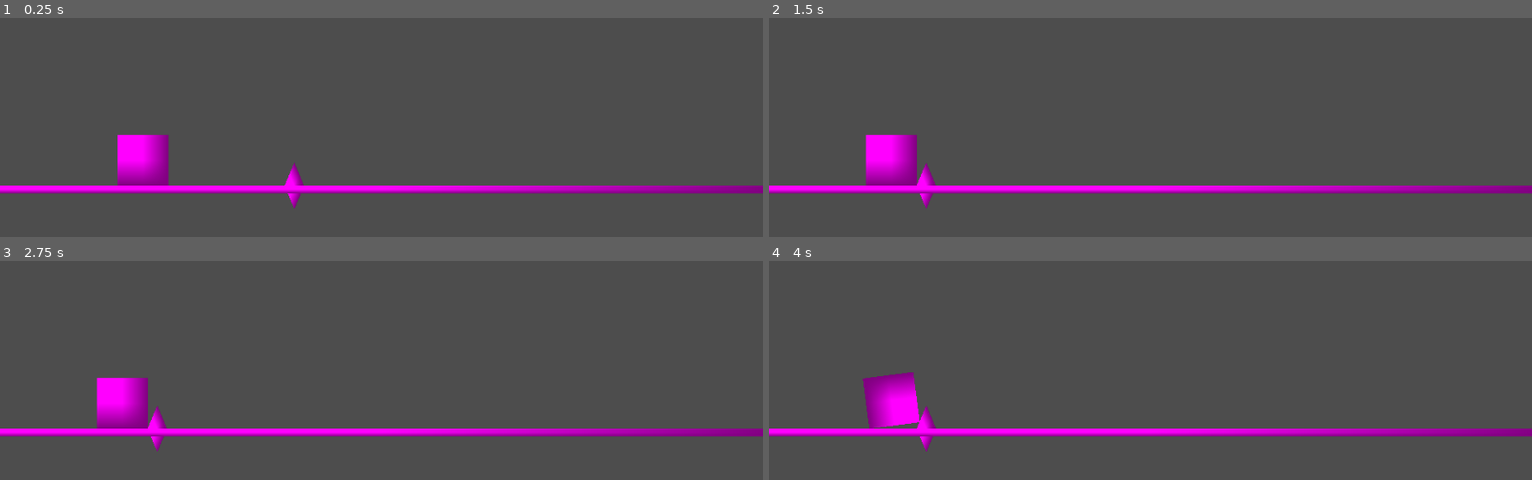
Above: before the commit, frames 1-4 (two rows, left to right).
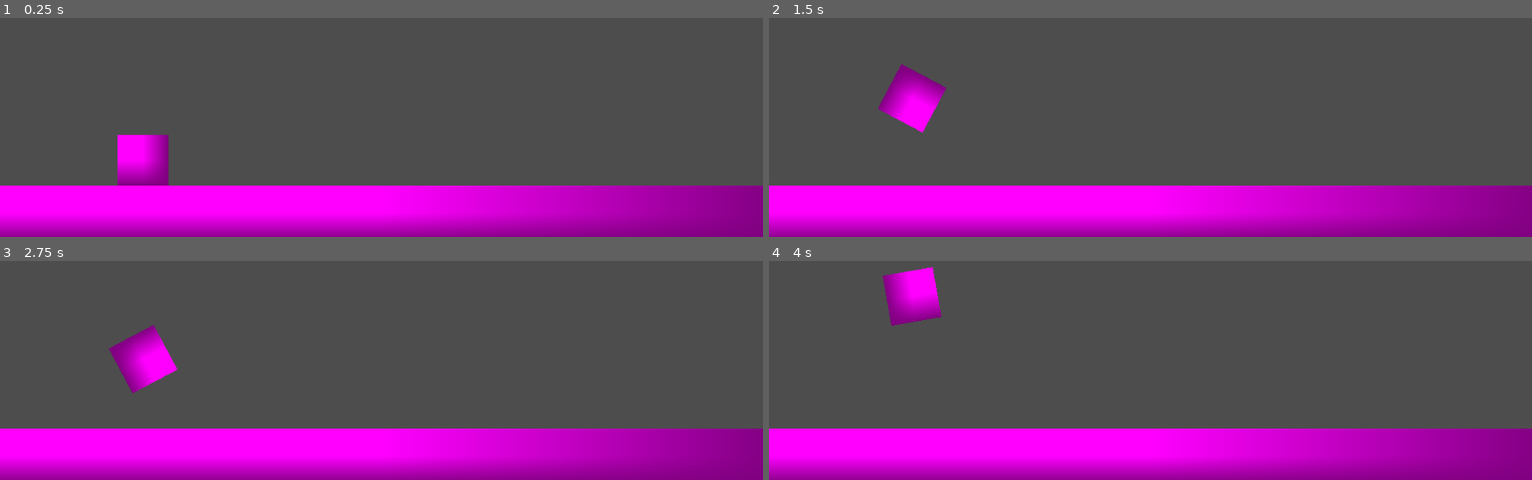
Above: after the commit, the same moments.

Repository: clorc/gmaes
Game: Godot game, scene res://main.tscn
Two runs of this game, one before a commit and one after it. Both use one fixed random seed, a clock stepped at 60 frames per second and the inputs below. The project has no main scene, so this scene is started directly.
Inputs:
- Up to frame 1 (0.25 s): no input
- Up to frame 2 (1.5 s): tap Enter (ui_accept) at 0.5, 1.35 s; hold Enter (ui_accept) 0.53-1.28 s; hold Up (ui_up) from 0.53 s (still down)
- Up to frame 3 (2.75 s): tap Enter (ui_accept) at 1.52, 1.82 s; release Up (ui_up) at 2.03 s; hold Enter (ui_accept) from 2.03 s (still down)
- Up to frame 4 (4 s): release Enter (ui_accept) at 2.78 s; hold Up (ui_up) from 2.78 s (still down); tap Enter (ui_accept) at 2.85, 3.02, 3.32 s; hold Enter (ui_accept) from 3.53 s (still down)

The runs differ from the first frame. In frame 1, 21% of the frame differs, in the area x 0-100%, y 66-100%; in frame 2, 24%, in the area x 0-100%, y 21-100%; in frame 3, 24%; in frame 4, 24%.

Commit message:
implement rotating jump

Diff:
--- a/gdash/floor.tscn
+++ b/gdash/floor.tscn
@@ -1,15 +1,16 @@
 [gd_scene load_steps=3 format=3 uid="uid://diylo7hmr2ykn"]
 
 [sub_resource type="RectangleShape2D" id="RectangleShape2D_ryoud"]
-size = Vector2(1000, 10)
+size = Vector2(1000, 71)
 
 [sub_resource type="PlaceholderTexture2D" id="PlaceholderTexture2D_oj3tl"]
 
 [node name="Floor" type="StaticBody2D"]
 
 [node name="CollisionShape2D" type="CollisionShape2D" parent="."]
+position = Vector2(0, 0.5)
 shape = SubResource("RectangleShape2D_ryoud")
 
 [node name="Sprite2D" type="Sprite2D" parent="."]
-scale = Vector2(1000, 10)
+scale = Vector2(1000, 70)
 texture = SubResource("PlaceholderTexture2D_oj3tl")
--- a/gdash/main.tscn
+++ b/gdash/main.tscn
@@ -1,23 +1,13 @@
-[gd_scene load_steps=5 format=3 uid="uid://ryv1n6wn3g2v"]
+[gd_scene load_steps=3 format=3 uid="uid://ryv1n6wn3g2v"]
 
 [ext_resource type="PackedScene" uid="uid://chxx50ihlymkf" path="res://player.tscn" id="1_ig7tw"]
 [ext_resource type="PackedScene" uid="uid://diylo7hmr2ykn" path="res://floor.tscn" id="2_0xm2m"]
-[ext_resource type="Script" uid="uid://bcih7hirhsx1b" path="res://player.gd" id="2_h2yge"]
-[ext_resource type="PackedScene" uid="uid://beaqt228k5me5" path="res://spike.tscn" id="4_1bvp3"]
 
 [node name="Main" type="Node2D"]
 
 [node name="Player" parent="." instance=ExtResource("1_ig7tw")]
-position = Vector2(180, 448)
-gravity_scale = 1.5
-contact_monitor = false
-max_contacts_reported = 0
-script = ExtResource("2_h2yge")
+position = Vector2(180, 443.005)
 
 [node name="Floor" parent="." instance=ExtResource("2_0xm2m")]
 z_index = 1000
-position = Vector2(480, 480)
-
-[node name="spike" parent="." instance=ExtResource("4_1bvp3")]
-position = Vector2(574, 474)
-linear_velocity = Vector2(-1000, 0)
+position = Vector2(480, 510)
--- a/gdash/player.gd
+++ b/gdash/player.gd
@@ -1,31 +1,27 @@
-extends RigidBody2D
+extends CharacterBody2D
 
-var y_velocity = 0
-var velocity_vector = Vector2.ZERO
-var on_floor: bool = false # now global!
 
-# Called when the node enters the scene tree for the first time.
-func _ready() -> void:
-	pass # Replace with function body.
+const ANGULAR_VELOCITY = 240.0
+const JUMP_VELOCITY = -700.0
 
-#func _integrate_forces(state: PhysicsDirectBodyState2D) -> void:
-	#on_floor = false # reset on_floor for this physics frame
-#
-	#var i := 0
-	#while i < state.get_contact_count():
-		#var normal := state.get_contact_local_normal(i)
-		#var this_contact_on_floor = normal.dot(Vector2.UP) > 0.99
-#
-		## boolean math, will stay true if any one contact is on floor
-		#on_floor = on_floor or this_contact_on_floor
-		#i += 1
+var angular = 0
 
-# Called every frame. 'delta' is the elapsed time since the previous frame.
-func _process(_delta: float) -> void:
-	if Input.is_action_just_pressed("ui_up"):
-		if abs(linear_velocity.dot(Vector2.UP)) <1e-6:
-			y_velocity = 550
-			velocity_vector = Vector2.UP * y_velocity
+func _physics_process(delta: float) -> void:
+	# Add the gravity.
+	if not is_on_floor():
+		velocity += 2 * get_gravity() * delta
 
-			apply_torque_impulse(4000.0)
-			apply_impulse(velocity_vector)
+	# Handle rotation
+	if not is_on_floor():
+		rotation_degrees += angular * delta
+		print(rotation_degrees)
+	else:
+		rotation_degrees = round(rotation_degrees/90)*90
+		angular = 0
+
+	# Handle jump.
+	if Input.is_action_pressed("ui_accept") and is_on_floor():
+		velocity.y = JUMP_VELOCITY
+		angular = ANGULAR_VELOCITY
+
+	move_and_slide()
--- a/gdash/player.tscn
+++ b/gdash/player.tscn
@@ -1,13 +1,14 @@
-[gd_scene load_steps=3 format=3 uid="uid://chxx50ihlymkf"]
+[gd_scene load_steps=4 format=3 uid="uid://chxx50ihlymkf"]
+
+[ext_resource type="Script" uid="uid://bbb5d2yrbctff" path="res://player.gd" id="1_4flbx"]
 
 [sub_resource type="RectangleShape2D" id="RectangleShape2D_sh265"]
 size = Vector2(64, 64)
 
 [sub_resource type="PlaceholderTexture2D" id="PlaceholderTexture2D_4flbx"]
 
-[node name="Player" type="RigidBody2D"]
-contact_monitor = true
-max_contacts_reported = 2
+[node name="Player" type="CharacterBody2D"]
+script = ExtResource("1_4flbx")
 
 [node name="CollisionShape2D" type="CollisionShape2D" parent="."]
 shape = SubResource("RectangleShape2D_sh265")
--- /dev/null
+++ b/gdash/player_old.gd
@@ -0,0 +1,28 @@
+extends RigidBody2D
+
+var y_velocity = 0
+var mid_air = false
+var velocity_vector = Vector2.ZERO
+var initial_position = Vector2.ZERO
+
+# Called when the node enters the scene tree for the first time.
+func _ready() -> void:
+	initial_position = position
+
+# Called every frame. 'delta' is the elapsed time since the previous frame.
+func _process(_delta: float) -> void:
+	position.x = initial_position.x
+	if initial_position.y - position.y < 1e-5:
+		if Input.is_action_pressed("ui_up"):
+			y_velocity = 550
+			velocity_vector = Vector2.UP * y_velocity
+
+			apply_torque_impulse(4000.0)
+			apply_impulse(velocity_vector)
+			mid_air = true
+
+	print(rotation_degrees)
+
+	if initial_position.y - position.y < 0.0:
+		position.y = initial_position.y
+		mid_air=false
--- a/gdash/spike.tscn
+++ b/gdash/spike.tscn
@@ -1,6 +1,6 @@
 [gd_scene load_steps=2 format=3 uid="uid://beaqt228k5me5"]
 
-[sub_resource type="PlaceholderTexture2D" id="PlaceholderTexture2D_pe76i"]
+[ext_resource type="Texture2D" uid="uid://id5v18n6dctn" path="res://assets/spike.png" id="1_8ryga"]
 
 [node name="spike" type="RigidBody2D"]
 
@@ -8,8 +8,6 @@
 polygon = PackedVector2Array(0, -29, -12, 0, 12, 0)
 
 [node name="Sprite2D" type="Sprite2D" parent="."]
-position = Vector2(9.536743e-07, -9.536743e-07)
-rotation = -1.1780972
-scale = Vector2(31.999998, 32)
-skew = 0.7853981
-texture = SubResource("PlaceholderTexture2D_pe76i")
+position = Vector2(-12.000001, -29.000002)
+scale = Vector2(24.000002, 29.000002)
+texture = ExtResource("1_8ryga")
Binary file added: gdash/assets/spike.png
Not shown, added: gdash/assets/spike.png.import
Not shown, changed: gdash/player.gd.uid
Not shown, added: gdash/player_old.gd.uid
